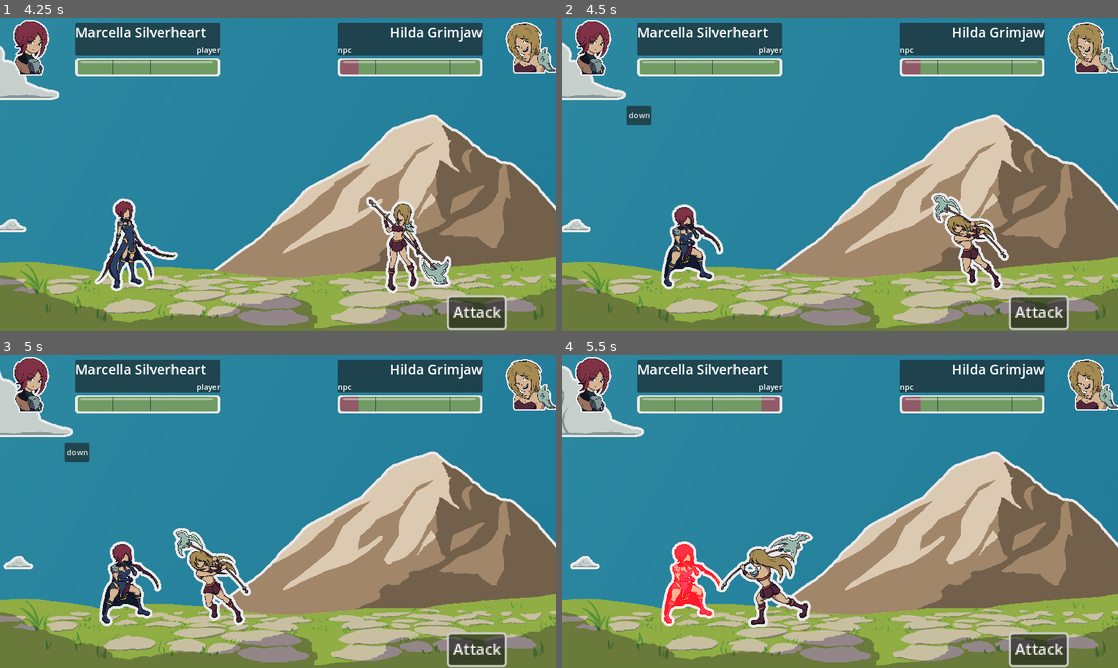
Above: before the commit, frames 1-4 (two rows, left to right).
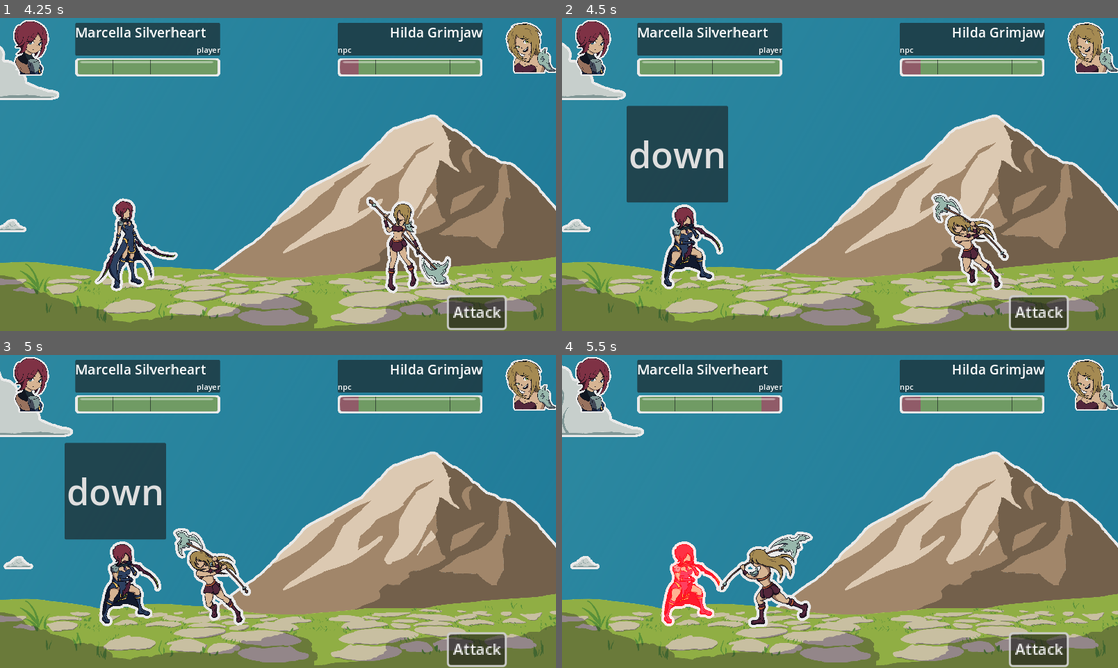
Above: after the commit, the same moments.

Repository: MajorZiploc/sticker_book_moments
Game: Godot game, scene res://lvls/battle_scene.tscn
The game is run twice, just before and just after one commit, with the same random seed, the same clock (stepped at 60 frames per second) and the same inputs.
Inputs (mouse positions are in pixels of both pictures, inside the frame that each line leads up to):
- Up to frame 1 (4.25 s): tap Enter (ui_accept) at 0.5, 0.77, 2.27, 3.77 s; move the mouse to (400, 158) at 0.52 s; hold D (right) 0.53-1.25 s; hold F 0.53-1.25 s; click (400, 158) at 0.67 s; click "Attack" at 1.25 s; move the mouse to (166, 190) at 2.02 s; hold S (down) 2.03-2.78 s; tap Space at 2.1, 3.6 s; move the mouse to (333, 105) at 2.77 s; hold D (right) 2.78-3.53 s; hold F 2.78-3.53 s; move the mouse to (250, 237) at 3.52 s; hold W (up) from 3.53 s (still down); click (250, 237) at 3.67 s
- Up to frame 2 (4.5 s): move the mouse to (1006, 221) at 4.27 s; release W (up) at 4.28 s; hold A (left) from 4.28 s (still down); hold F from 4.28 s (still down)
- Up to frame 3 (5 s): keep holding A (left); keep holding F; tap Enter (ui_accept) at 4.52 s
- Up to frame 4 (5.5 s): keep holding A (left); move the mouse to (673, 464) at 5.02 s; release F at 5.03 s; tap Space at 5.1 s; tap Enter (ui_accept) at 5.27 s

Frame 1 is identical in both runs. In frame 2, 5.4% of the frame differs, in the area x 11-30%, y 28-59%; in frame 3, 5.4%; in frame 4, nothing differs.

Commit message:
mk qte btn appear above other things;mk font bigger

Diff:
--- a/lvls/battle_scene.tscn
+++ b/lvls/battle_scene.tscn
@@ -262,14 +262,16 @@
 text = "Attack"
 
 [node name="qte" type="BoxContainer" parent="ui_root/ui"]
+z_index = 5
 layout_mode = 0
 offset_left = 854.0
 offset_top = 541.0
-offset_right = 925.0
-offset_bottom = 581.0
+offset_right = 1054.0
+offset_bottom = 741.0
 
 [node name="btn" type="Button" parent="ui_root/ui/qte"]
 layout_mode = 2
+theme_override_font_sizes/font_size = 75
 text = "click me"
 
 [node name="Camera2D" type="Camera2D" parent="."]
